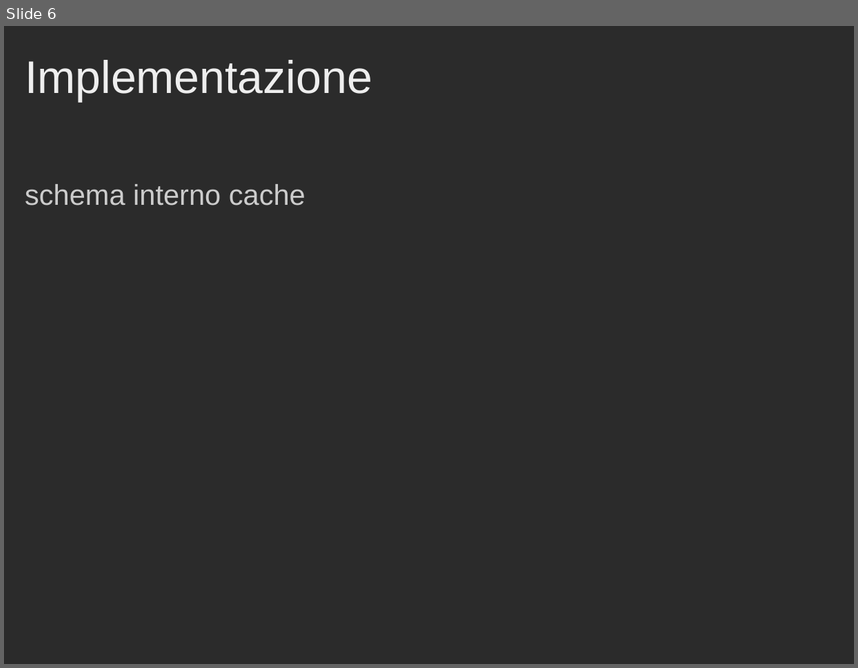
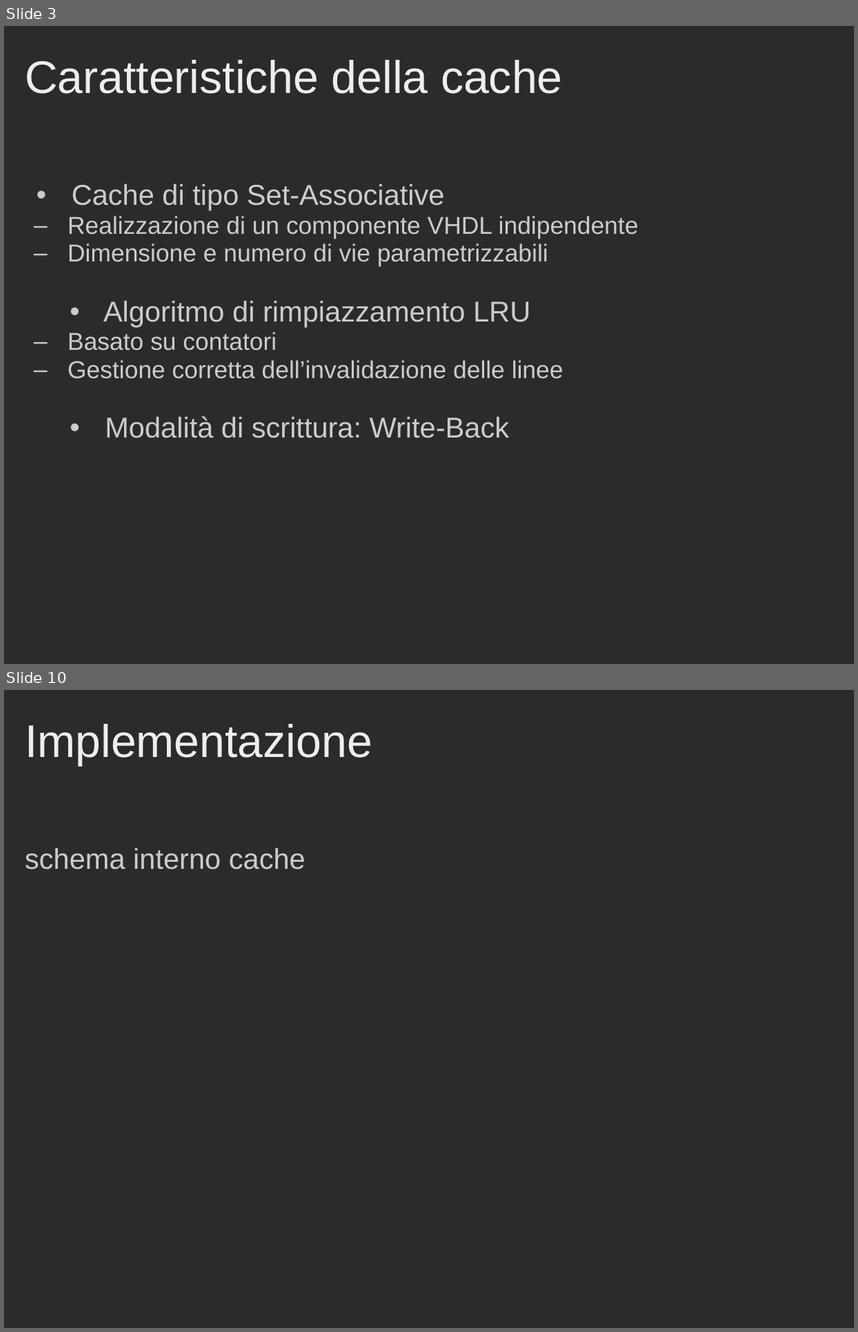
Before and after one commit to Muffo/dlxcache, a slide deck: Presentazione_Progetto_Cache.ppt. Shown one above the other, each under a label of ours: slide 6 before the commit, slides 3 and 10 after it; the slides between them are not shown. The pictures are 858x668 and 858x1332 pixels, drawn with LibreOffice and Linux fonts; fonts in the diff are those of the drawing; background and template pictures are left out; a plain dark background stands for a picture behind light text. Boxes give left, top, right and bottom in pixels: in the first picture for what was removed or moved away, otherwise in the second. Text is boxed around its words. In the diff, an @@ line names an element or a change of style, - is before the commit and + after.

```diff
--- a/Presentazione_Progetto_Cache.ppt
+++ b/Presentazione_Progetto_Cache.ppt
@@ slide 3 added at [4, 26, 854, 664], background picture (left out) @@
@@ title added at [25, 60, 563, 94], 43 pt, text #EEEEEE @@
+Caratteristiche della cache
@@ text added at [67, 184, 639, 438], 23 pt, text #CCCCCC @@
+• Cache di tipo Set-Associative
+  – Realizzazione di un componente VHDL indipendente
+  – Dimensione e numero di vie parametrizzabili
+• Algoritmo di rimpiazzamento LRU
+  – Basato su contatori
+  – Gestione corretta dell’invalidazione delle linee
+• Modalità di scrittura: Write-Back
@@ what was slide 6 is now slide 10 @@
```
Also in this commit, not shown: 3 slides changed, 5 other slides added, 2 slides removed, 6 other files.
